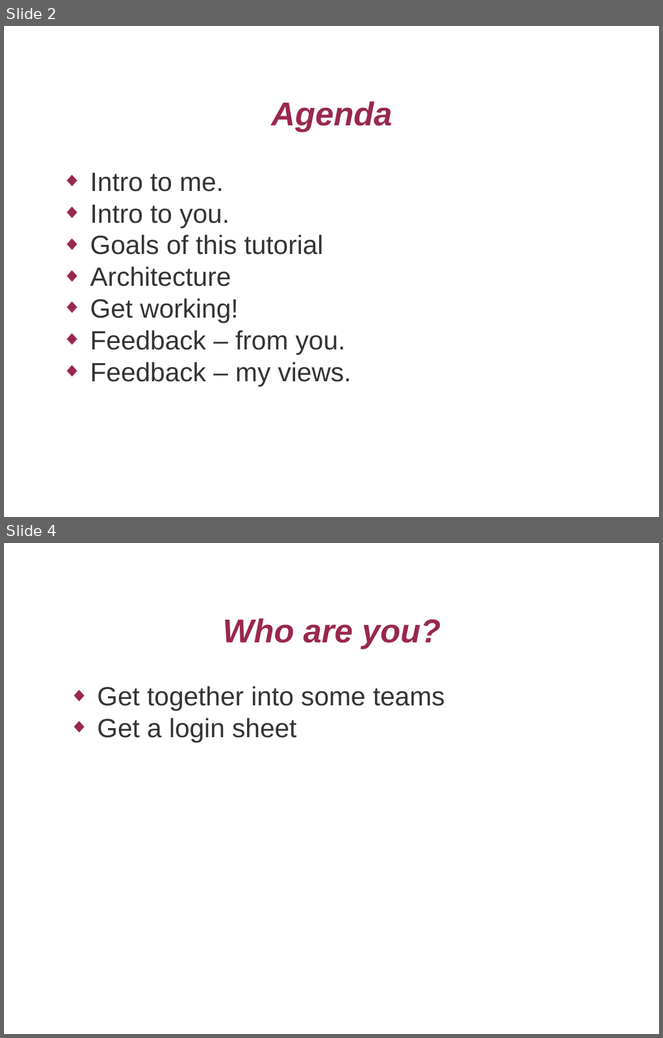
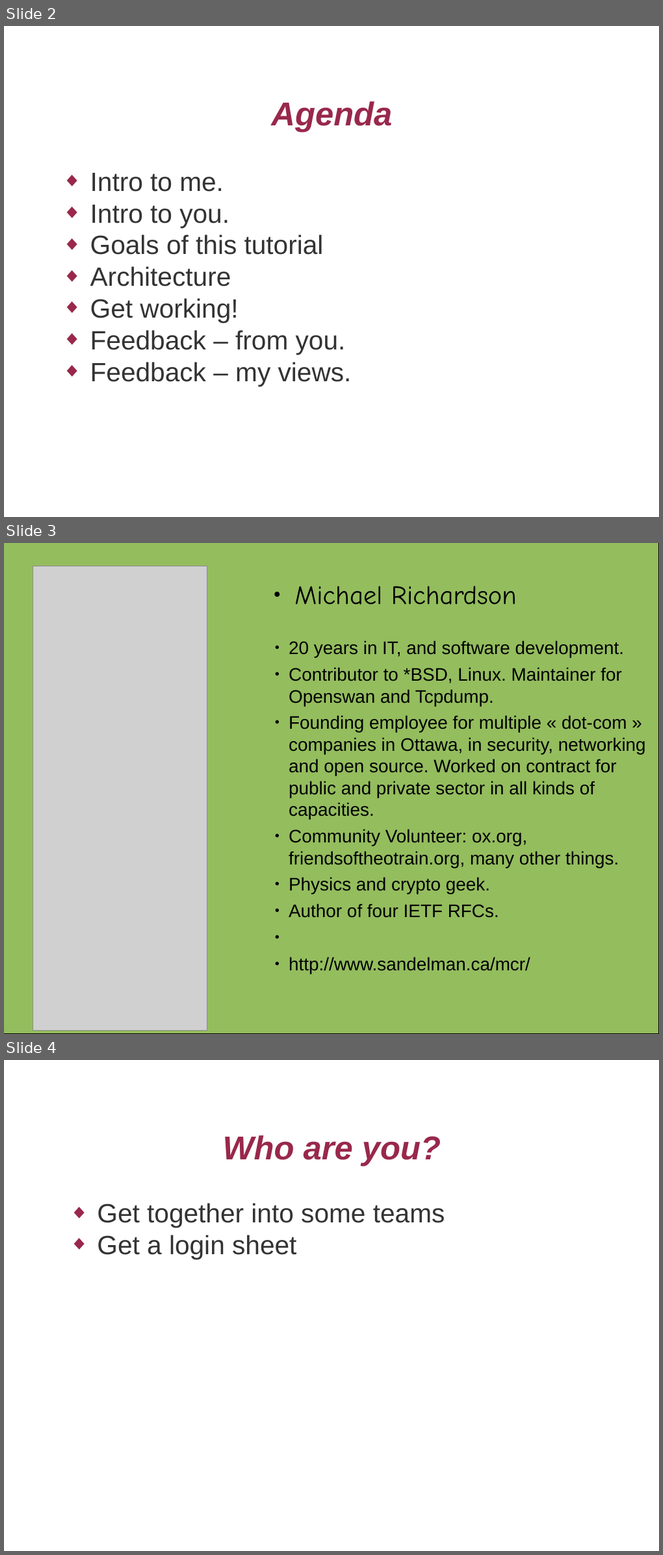
Before and after one commit to mcr/ols2009-campus-desktop, a slide deck: campusdesktop.odp. Shown one above the other, each under a label of ours: slides 2 and 4 before the commit, slides 2, 3 and 4 after it; the slides between them are not shown. The pictures are 663x1038 and 663x1555 pixels, drawn with LibreOffice and Linux fonts; fonts in the diff are those of the drawing; grey boxes stand for pictures; background and template pictures are left out. Boxes give left, top, right and bottom in pixels: in the first picture for what was removed or moved away, otherwise in the second. Text is boxed around its words. In the diff, an @@ line names an element or a change of style, - is before the commit and + after.

```diff
--- a/campusdesktop.odp
+++ b/campusdesktop.odp
@@ slide 3 added at bbox=[4, 543, 659, 1034], background #FFFFFF @@
@@ rectangle added at bbox=[4, 543, 659, 1034], fill #94BD5E, outline #000000 0 pt @@
@@ picture added at bbox=[33, 566, 207, 1031] @@
@@ text added at bbox=[295, 586, 517, 605], 32 pt, text #000000 @@
+● Michael Richardson
@@ text added at bbox=[289, 641, 646, 974], 22 pt, text #000000 @@
+  ● 20 years in IT, and software development.
+  ● Contributor to *BSD, Linux. Maintainer for Openswan and Tcpdump.
+  ● Founding employee for multiple « dot-com » companies in Ottawa, in security, networking and open source. Worked on contract for public and private sector in all kinds of capacities.
+  ● Community Volunteer: ox.org, friendsoftheotrain.org, many other things.
+  ● Physics and crypto geek.
+  ● Author of four IETF RFCs.
+  ● http://www.sandelman.ca/mcr/
```
Also in this commit, not shown: 4 slides changed, 26 other slides added, 2 slides removed, 3 other files.
